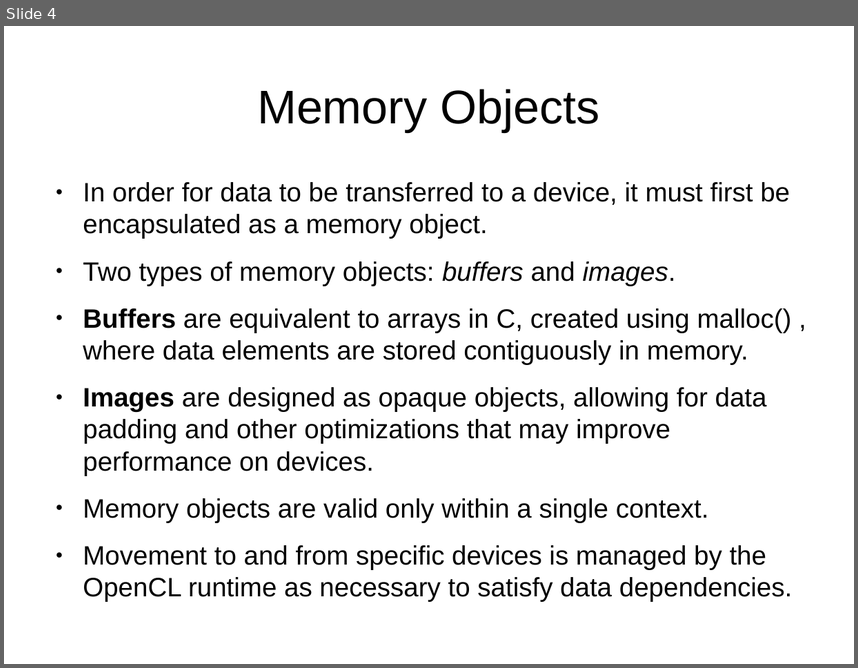
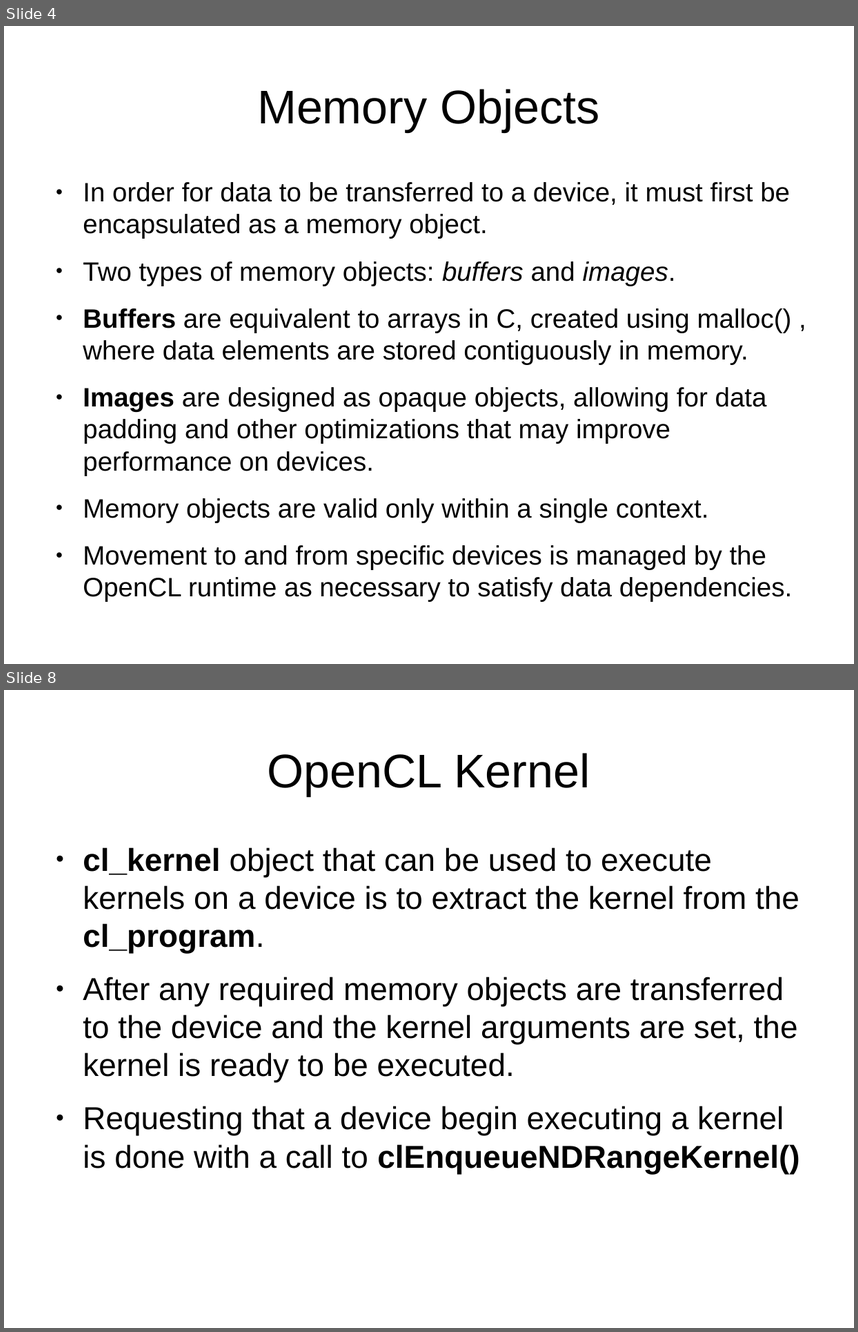
Before and after one commit to liprin1129/OpenCL-Study, a slide deck: Personal Study/Note.odp. Shown one above the other, each under a label of ours: slide 4 before the commit, slides 4 and 8 after it; the slides between them are not shown. The pictures are 858x668 and 858x1332 pixels, drawn with LibreOffice and Linux fonts; fonts in the diff are those of the drawing. Boxes give left, top, right and bottom in pixels: in the first picture for what was removed or moved away, otherwise in the second. Text is boxed around its words. In the diff, an @@ line names an element or a change of style, - is before the commit and + after.

```diff
--- a/Personal Study/Note.odp
+++ b/Personal Study/Note.odp
@@ slide 8 added at (4, 690, 854, 1328), background #FFFFFF @@
@@ title added at (268, 753, 590, 796), 44 pt, text #000000 @@
+OpenCL Kernel
@@ text added at (83, 847, 800, 1174), 29.6 pt, text #000000 @@
+● cl_kernel object that can be used to execute kernels on a device is to extract the kernel from the cl_program.
+● After any required memory objects are transferred to the device and the kernel arguments are set, the kernel is ready to be executed.
+● Requesting that a device begin executing a kernel is done with a call to clEnqueueNDRangeKernel()
```
Also in this commit, not shown: 3 other slides added, 1 slide removed, 3 other files.
